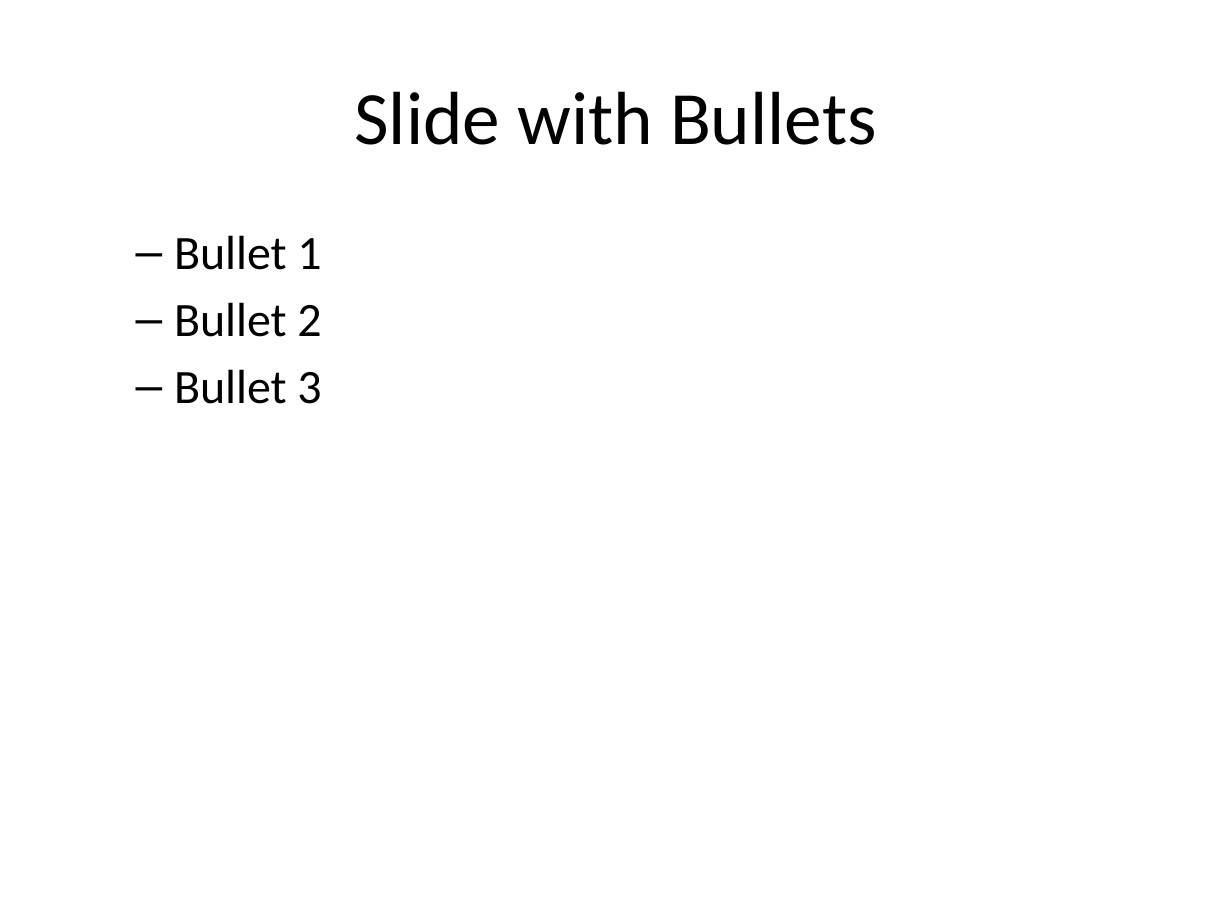
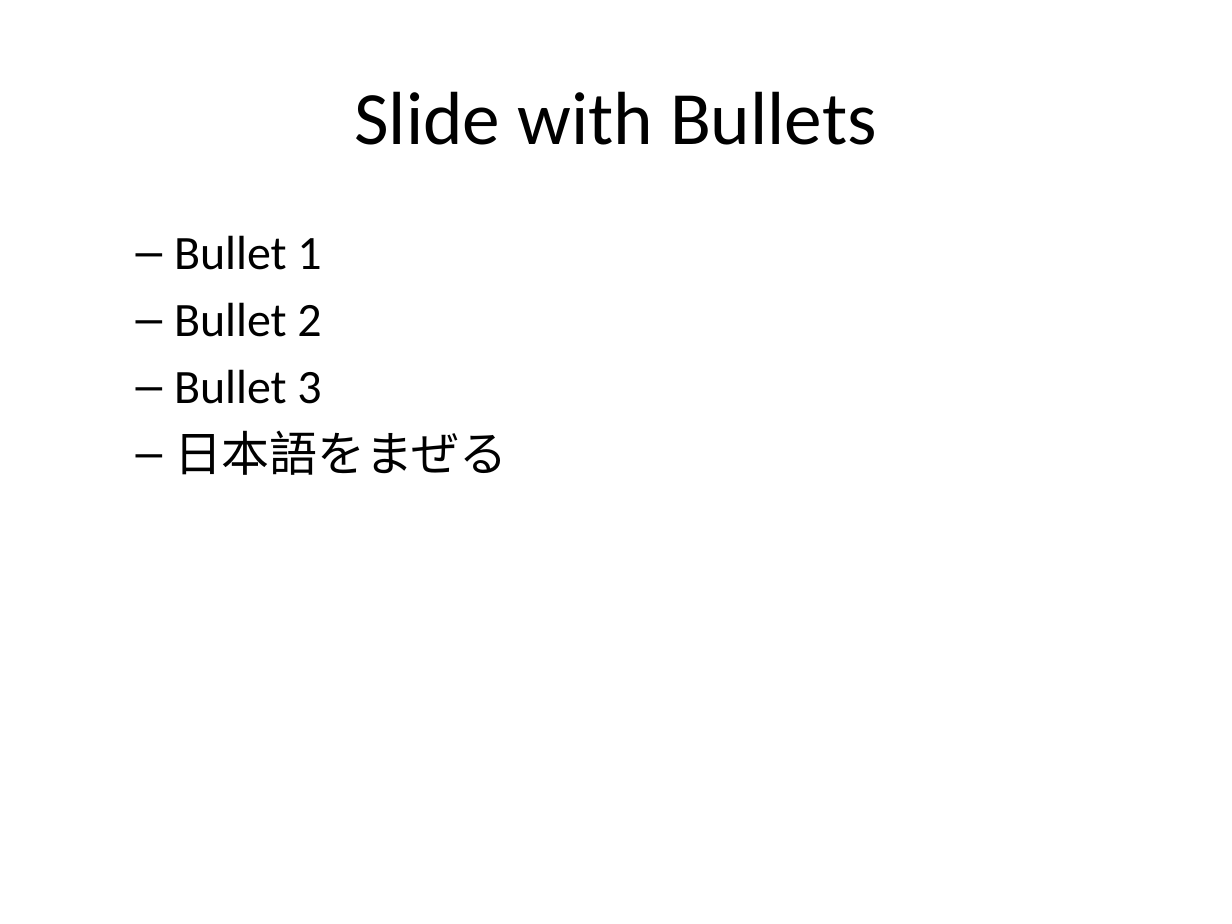
Before and after one commit to deltwizzler/test2, a slide deck: slide 3 of docs/slides.pptx. Drawn at 1232x924 pixels with LibreOffice and Linux fonts; fonts in the diff are those of the drawing. Boxes give left, top, right and bottom in pixels: in the first picture for what was removed or moved away, otherwise in the second. Text is boxed around its words. In the diff, an @@ line names an element or a change of style, - is before the commit and + after.

Commit message:
日本語の動作確認。

```diff
--- a/docs/slides.pptx
+++ b/docs/slides.pptx
@@ text at [174,430,508,475]: paragraph added @@
+  – 日本語をまぜる
```
Also in this commit, not shown: 1 other file.
